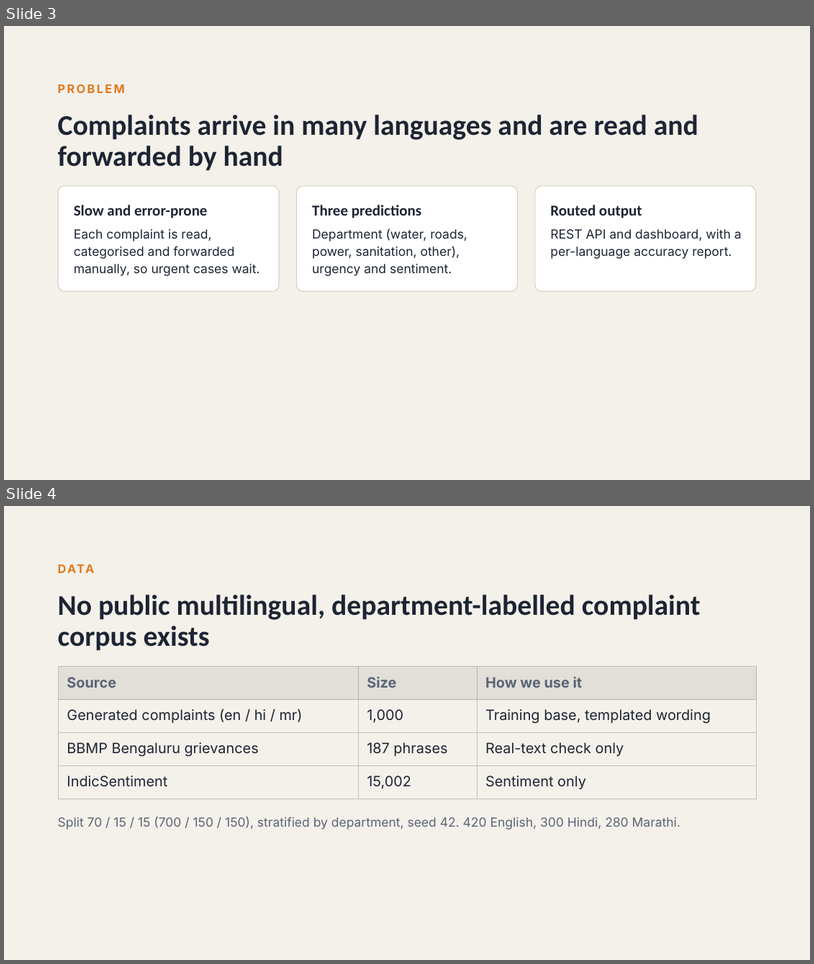
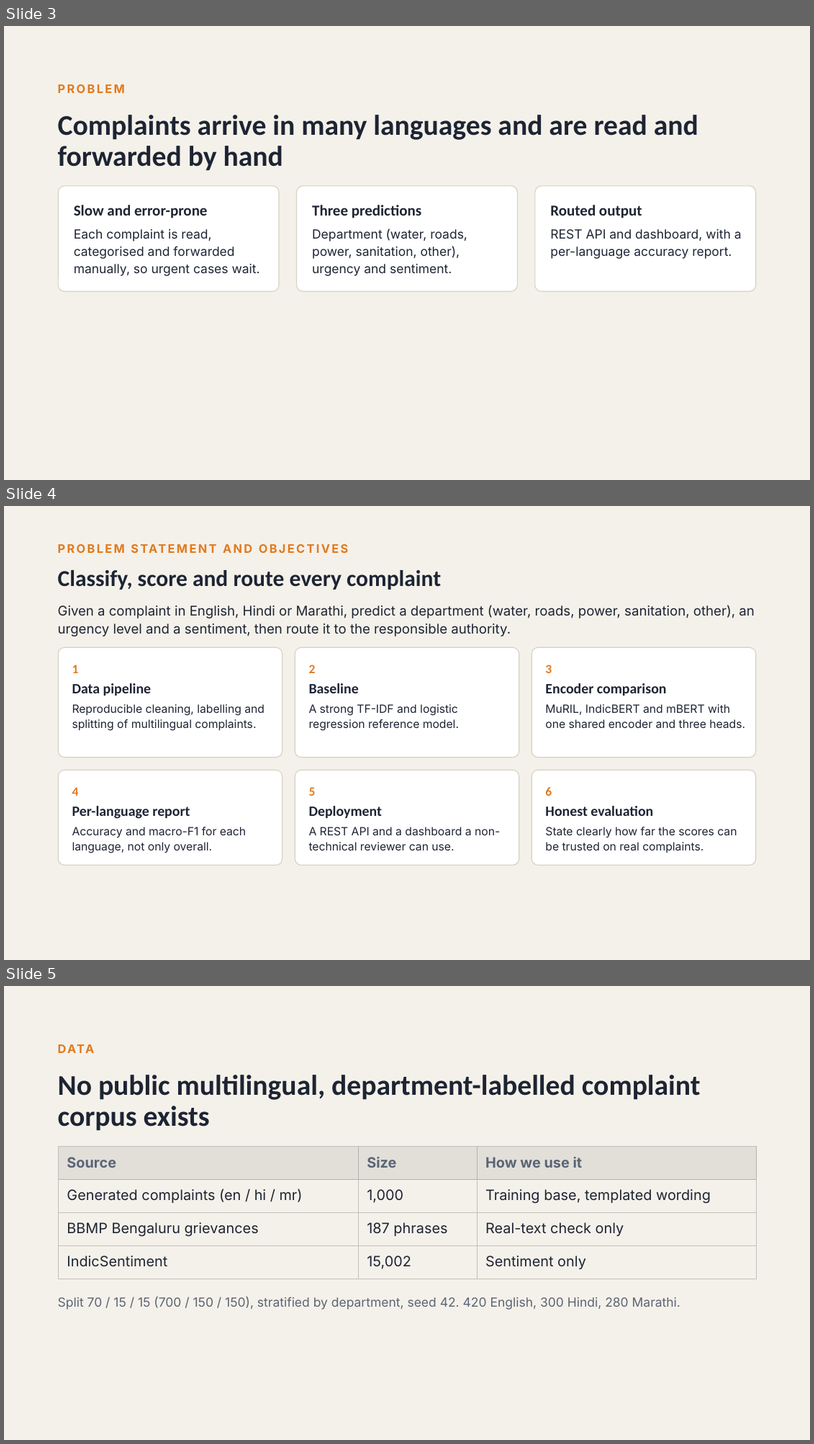
Before and after one commit to sam131725/public_grievenes, a slide deck: docs/slides/P8_Mid-term_Review.pptx. Shown one above the other, each under a label of ours: slides 3 and 4 before the commit, slides 3, 4 and 5 after it. The pictures are 814x964 and 814x1444 pixels, drawn with LibreOffice and Linux fonts; fonts in the diff are those of the drawing. Boxes give left, top, right and bottom in pixels: in the first picture for what was removed or moved away, otherwise in the second. Text is boxed around its words. In the diff, an @@ line names an element or a change of style, - is before the commit and + after.

```diff
--- a/docs/slides/P8_Mid-term_Review.pptx
+++ b/docs/slides/P8_Mid-term_Review.pptx
@@ slide 4 added at [4, 506, 810, 960], background #F4F1EA @@
@@ text added at [58, 540, 778, 557], 14 pt, text #E07A1F, bold @@
+PROBLEM STATEMENT AND OBJECTIVES
@@ title added at [58, 570, 441, 590], 27 pt, text #1D2433, bold @@
+Classify, score and route every complaint
@@ text added at [58, 605, 754, 636], 16 pt, text #1D2433 @@
+Given a complaint in English, Hindi or Marathi, predict a department (water, roads, power, sanitation, other), an urgency level and a sentiment, then route it to the responsible authority.
@@ rounded rectangle added at [59, 648, 283, 758], fill #FFFFFF, outline #D8D2C4 1 pt @@
@@ rounded rectangle added at [295, 648, 520, 758], fill #FFFFFF, outline #D8D2C4 1 pt @@
@@ rounded rectangle added at [532, 648, 756, 758], fill #FFFFFF, outline #D8D2C4 1 pt @@
@@ text added at [72, 664, 79, 673], 15 pt, text #E07A1F, bold @@
+1
@@ text added at [309, 664, 316, 673], 15 pt, text #E07A1F, bold @@
+2
@@ text added at [545, 664, 552, 673], 15 pt, text #E07A1F, bold @@
+3
@@ text added at [72, 683, 152, 695], 17 pt, text #1D2433, bold @@
+Data pipeline
@@ text added at [309, 683, 359, 693], 17 pt, text #1D2433, bold @@
+Baseline
@@ text added at [545, 683, 667, 695], 17 pt, text #1D2433, bold @@
+Encoder comparison
@@ text added at [72, 704, 265, 731], 13.5 pt, text #1D2433 @@
+Reproducible cleaning, labelling and splitting of multilingual complaints.
@@ text added at [309, 704, 459, 731], 13.5 pt, text #1D2433 @@
+A strong TF-IDF and logistic regression reference model.
@@ text added at [545, 704, 746, 728], 13.5 pt, text #1D2433 @@
+MuRIL, IndicBERT and mBERT with one shared encoder and three heads.
@@ rounded rectangle added at [59, 770, 283, 865], fill #FFFFFF, outline #D8D2C4 1 pt @@
@@ rounded rectangle added at [295, 770, 520, 865], fill #FFFFFF, outline #D8D2C4 1 pt @@
@@ rounded rectangle added at [532, 770, 756, 865], fill #FFFFFF, outline #D8D2C4 1 pt @@
@@ text added at [72, 787, 79, 795], 15 pt, text #E07A1F, bold @@
+4
@@ text added at [72, 806, 190, 818], 17 pt, text #1D2433, bold @@
+Per-language report
@@ text added at [309, 787, 316, 795], 15 pt, text #E07A1F, bold @@
+5
@@ text added at [309, 806, 383, 818], 17 pt, text #1D2433, bold @@
+Deployment
@@ text added at [545, 787, 552, 795], 15 pt, text #E07A1F, bold @@
+6
@@ text added at [545, 806, 653, 816], 17 pt, text #1D2433, bold @@
+Honest evaluation
@@ text added at [72, 826, 246, 853], 13.5 pt, text #1D2433 @@
+Accuracy and macro-F1 for each language, not only overall.
@@ text added at [309, 826, 500, 850], 13.5 pt, text #1D2433 @@
+A REST API and a dashboard a non-technical reviewer can use.
@@ text added at [545, 826, 737, 853], 13.5 pt, text #1D2433 @@
+State clearly how far the scores can be trusted on real complaints.
@@ what was slide 4 is now slide 5 @@
```
Also in this commit, not shown: 1 slide changed, 3 other slides added.
